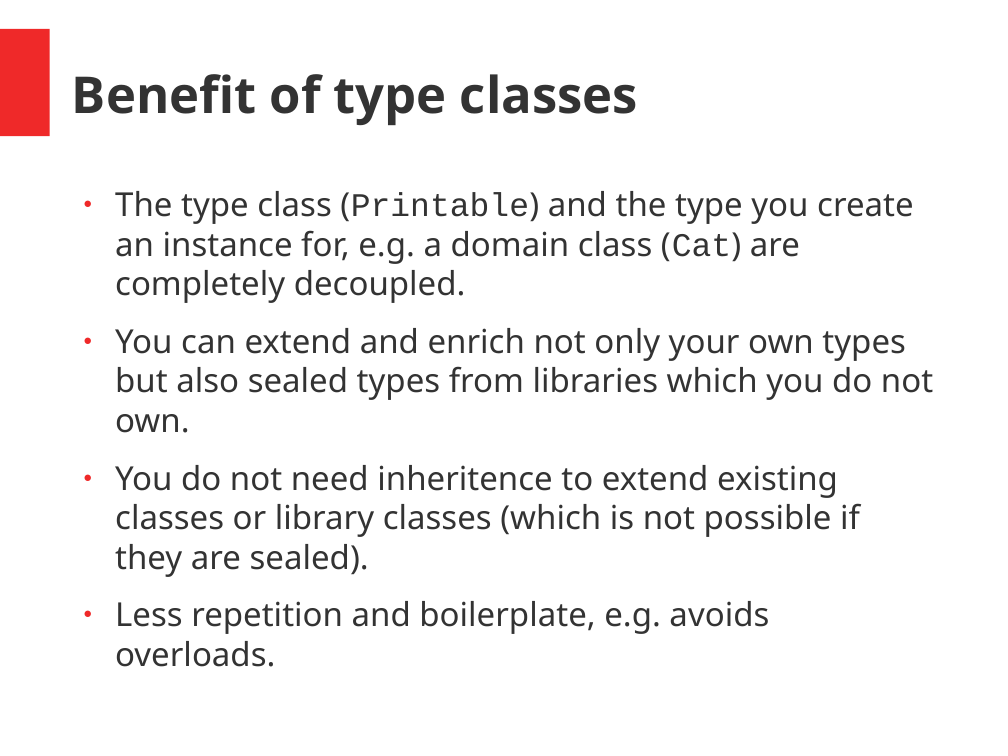
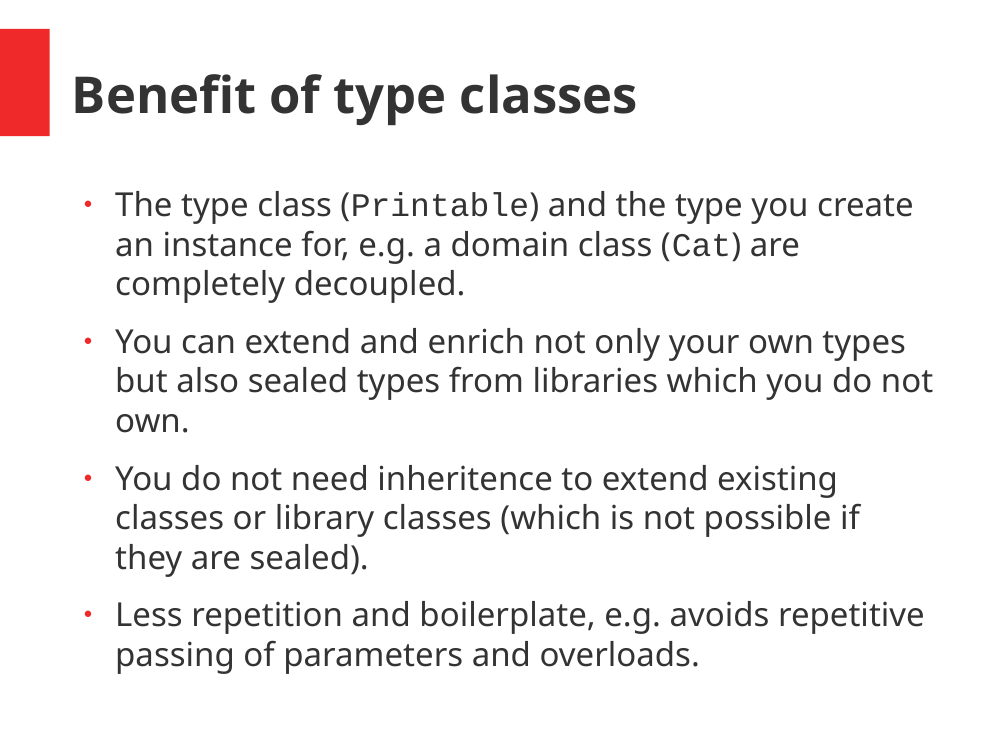
Before and after one commit to hermannhueck/typeclasses, a slide deck: slide 33 of Slides/TypeClasses.pptx (slide 32 before the commit). Drawn at 1008x756 pixels with LibreOffice and Linux fonts; fonts in the diff are those of the drawing. Boxes give left, top, right and bottom in pixels: in the first picture for what was removed or moved away, otherwise in the second. Text is boxed around its words. In the diff, an @@ line names an element or a change of style, - is before the commit and + after.

```diff
--- a/Slides/TypeClasses.pptx
+++ b/Slides/TypeClasses.pptx
@@ text at box(115, 601, 925, 674): text changed @@
-● Less repetition and boilerplate, e.g. avoids overloads.
+● Less repetition and boilerplate, e.g. avoids repetitive passing of parameters and overloads.
```
Also in this commit, not shown: 9 other slides changed, 1 slide added, 1 other file.
